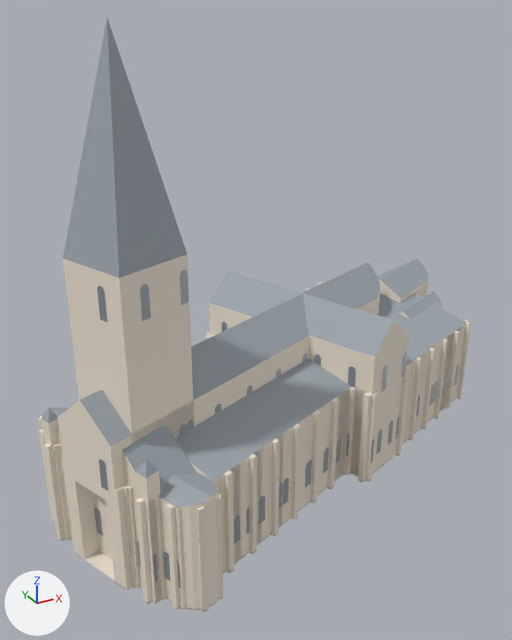
Before and after pictures for a commit that changed the glTF model data/paris/modeles/ol/notre-dame-de-la-croix.glb.
One viewpoint serves both versions: a camera (50 mm lens) standing at (-63.6, -102.6, 78.9) and looking at (-7.9, -1.5, 28.3). The lights are fixed; the arrows at lower left show +X, +Y and +Z. The picture after the commit comes second. Vertices at exactly the same position are counted once.

In view in the first picture: 'roof', 'stone', 'window'.
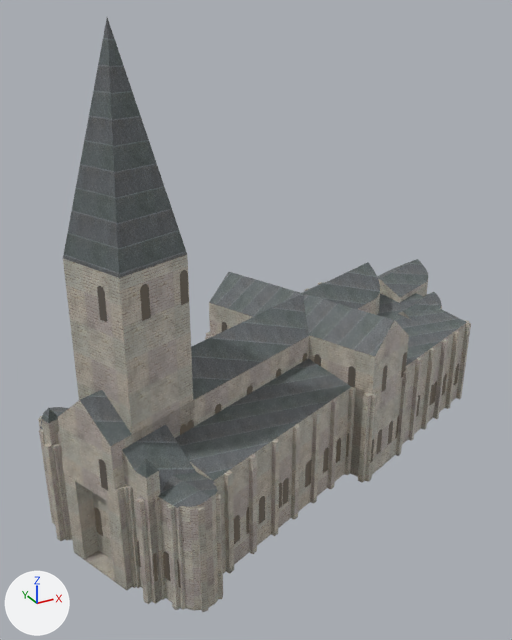
Where the newer file only moved an object's origin or applied its transform, the numbers keep the older frame.

The change, as a diff of the scene's bpy script:
```diff
--- a/data/paris/modeles/ol/notre-dame-de-la-croix.glb.py
+++ b/data/paris/modeles/ol/notre-dame-de-la-croix.glb.py
@@ img_window_c_jpg @@
+img_window_c_jpg = load_image('window_c.jpg', '_unpacked/window_c.jpg', 1024, 1024, 'sRGB')
@@ img_window_n_jpg @@
+img_window_n_jpg = load_image('window_n.jpg', '_unpacked/window_n.jpg', 1024, 1024, 'Non-Color')
@@ img_window_orm_jpg @@
+img_window_orm_jpg = load_image('window_orm.jpg', '_unpacked/window_orm.jpg', 1024, 1024, 'Non-Color')
@@ img_roof_c_jpg @@
+img_roof_c_jpg = load_image('roof_c.jpg', '_unpacked/roof_c.jpg', 2048, 2048, 'sRGB')
@@ img_roof_n_jpg @@
+img_roof_n_jpg = load_image('roof_n.jpg', '_unpacked/roof_n.jpg', 1024, 1024, 'Non-Color')
@@ img_roof_orm_jpg @@
+img_roof_orm_jpg = load_image('roof_orm.jpg', '_unpacked/roof_orm.jpg', 1024, 1024, 'Non-Color')
@@ img_stone_c_jpg @@
+img_stone_c_jpg = load_image('stone_c.jpg', '_unpacked/stone_c.jpg', 2048, 2048, 'sRGB')
@@ img_stone_orm_jpg @@
+img_stone_orm_jpg = load_image('stone_orm.jpg', '_unpacked/stone_orm.jpg', 1024, 1024, 'Non-Color')
@@ img_stone_n_jpg @@
+img_stone_n_jpg = load_image('stone_n.jpg', '_unpacked/stone_n.jpg', 1024, 1024, 'Non-Color')
@@ mat_stone @@
 mat_stone = bpy.data.materials.new('stone')
-# nodes: BsdfPrincipled, OutputMaterial
-# colours: pale yellow #efe4d3
+# nodes: BsdfPrincipled, Mix, NormalMap, OutputMaterial, SeparateColor, TexImage x3, VertexColor
+# uses the picture img_stone_c_jpg
+# uses the picture img_stone_n_jpg
+# uses the picture img_stone_orm_jpg
@@ mat_roof @@
 mat_roof = bpy.data.materials.new('roof')
-# nodes: BsdfPrincipled, OutputMaterial
-# colours: grey #9da6ad
+# nodes: BsdfPrincipled, Mix, NormalMap, OutputMaterial, SeparateColor, TexImage x3, VertexColor
+# uses the picture img_roof_c_jpg
+# uses the picture img_roof_n_jpg
+# uses the picture img_roof_orm_jpg
@@ mat_window @@
 mat_window = bpy.data.materials.new('window')
-# nodes: BsdfPrincipled, OutputMaterial
-# colours: blue #64798a, brown #453e31
+# nodes: BsdfPrincipled, Mix, NormalMap, OutputMaterial, SeparateColor, TexImage x3, VertexColor
+# colours: brown #453e31, mixed with the vertex colours
+# uses the picture img_window_c_jpg
+# uses the picture img_window_n_jpg
+# uses the picture img_window_orm_jpg
@@ me_osm_outline_foundation @@
 # used by ob_stone; location = (0.0, 0.0, 0.0)
-me_osm_outline_foundation.from_pydata(...)  # 1385 vertices, 2728 faces; spans x -47.7..47.2, y -32.3..31.7, z 0.0..48.0
+me_osm_outline_foundation.from_pydata(...)  # 1251 vertices, 2658 faces; spans x -47.7..47.2, y -32.3..31.7, z 0.0..48.0
+# me_osm_outline_foundation part 1: 134 vertices removed from x -47.2..46.4, y -31.8..31.0, z 0.0..26.1
 me_osm_outline_foundation.materials.append(mat_stone)
@@ me_way_339526329_roof @@
 # used by ob_roof; location = (0.0, 0.0, 0.0)
-me_way_339526329_roof.from_pydata(...)  # 251 vertices, 227 faces; spans x -47.4..46.4, y -31.9..31.0, z 18.0..78.0
+me_way_339526329_roof.from_pydata(...)  # 237 vertices, 214 faces; spans x -47.4..46.4, y -31.9..31.0, z 18.0..78.0
+# me_way_339526329_roof part 2: 5 vertices removed from x -39.6..-37.8, y -27.2..-23.3, z 20.5..22.1
+# me_way_339526329_roof part 3: 2 vertices removed from x 21.9..26.9, y -11.4..-9.4, z 18.0
+# other edits to the shape of me_way_339526329_roof do not show in these pictures
 me_way_339526329_roof.materials.append(mat_roof)
```

Boxes [x1, y1, x2, y2] around the edits, measured in the pictures (512 x 640 px):
'stone', surface changed (darker): [38, 255, 471, 612] in both
'roof', surface changed (darker): [40, 18, 467, 508] in both
'window', surface changed: [94, 270, 459, 588] in both
part 1 of me_osm_outline_foundation, deleted: before [41, 280, 448, 509]
part 2 of me_way_339526329_roof, deleted: before [147, 460, 159, 475]
part 3 of me_way_339526329_roof, deleted: before [407, 336, 442, 359]
